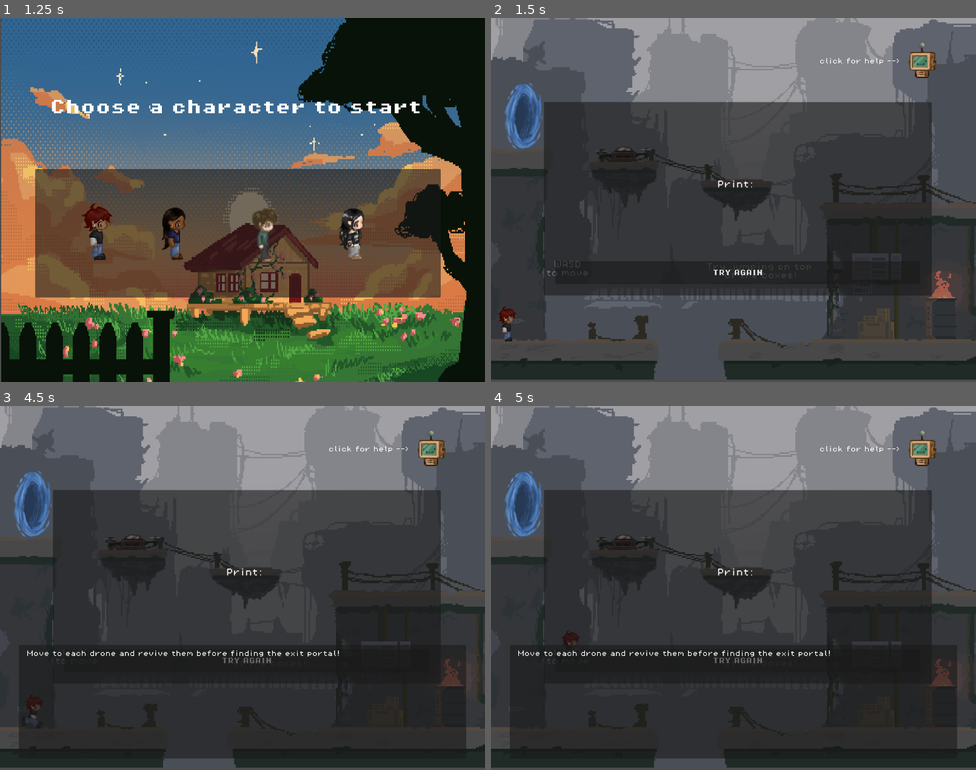
Above: before the commit, frames 1-4 (two rows, left to right).
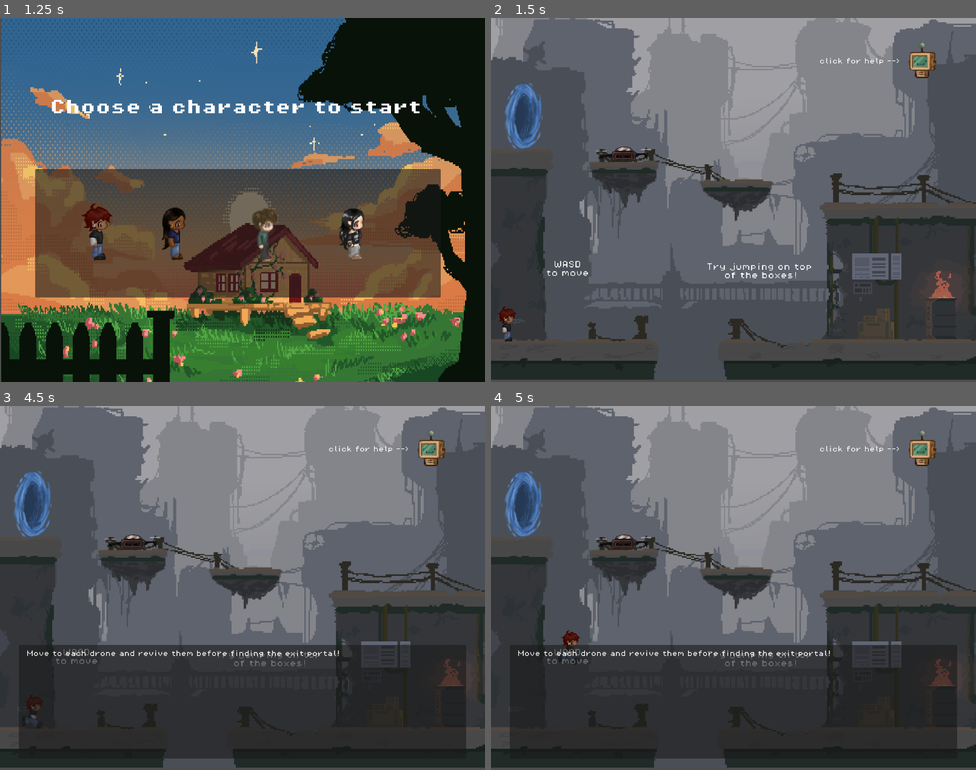
Above: after the commit, the same moments.

Repository: darelroa/GameJam1
Game: Godot game, scene res://scences/menu/menu.tscn
Same seed, same stepped clock (60 frames per second), same inputs: the game is played once before the commit and once after it.
Inputs (mouse positions are in pixels of both pictures, inside the frame that each line leads up to):
- Up to frame 1 (1.25 s): click "Select your character" at 0.5 s
- Up to frame 2 (1.5 s): click (588, 232) at 1.25 s
- Up to frame 3 (4.5 s): click (247, 660) at 2 s, where only the run before the commit has a clickable "TRY AGAIN"; click (247, 660) at 2.75 s, where only the run before the commit has a clickable "TRY AGAIN"; click (247, 660) at 3.5 s, where only the run before the commit has a clickable "TRY AGAIN"; tap Enter at 4.25 s; move the mouse to (431, 453) at 4.27 s; hold D (move_right) from 4.28 s (still down); tap E (interact) at 4.35 s; click (431, 453) at 4.42 s
- Up to frame 4 (5 s): keep holding D (move_right); tap W (move_up) at 4.52 s

Frame 1 is identical in both runs. In frame 2, 37% of the frame differs, in the area x 10-91%, y 23-77%; in frame 3, 33%; in frame 4, 33%.

Commit message:
Update level1.tscn

Diff:
--- a/scences/world/level1.tscn
+++ b/scences/world/level1.tscn
@@ -96,7 +96,7 @@
 position = Vector2(1071, 416.00003)
 scale = Vector2(0.065999985, 0.052000016)
 
-[node name="WrongAnswerPopUp" parent="drone/CanvasLayer" parent_id_path=PackedInt32Array(675215459, 1193839404) index="1" unique_id=1953264528]
+[node name="HelpScreen" parent="drone/CanvasLayer" parent_id_path=PackedInt32Array(675215459, 1193839404) index="2" unique_id=213188395]
 visible = false
 
 [node name="drone_2" parent="." unique_id=905618168 instance=ExtResource("5_v32oq")]
Not shown: 1 places in scences/world/level1.tscn that only renumber resources
